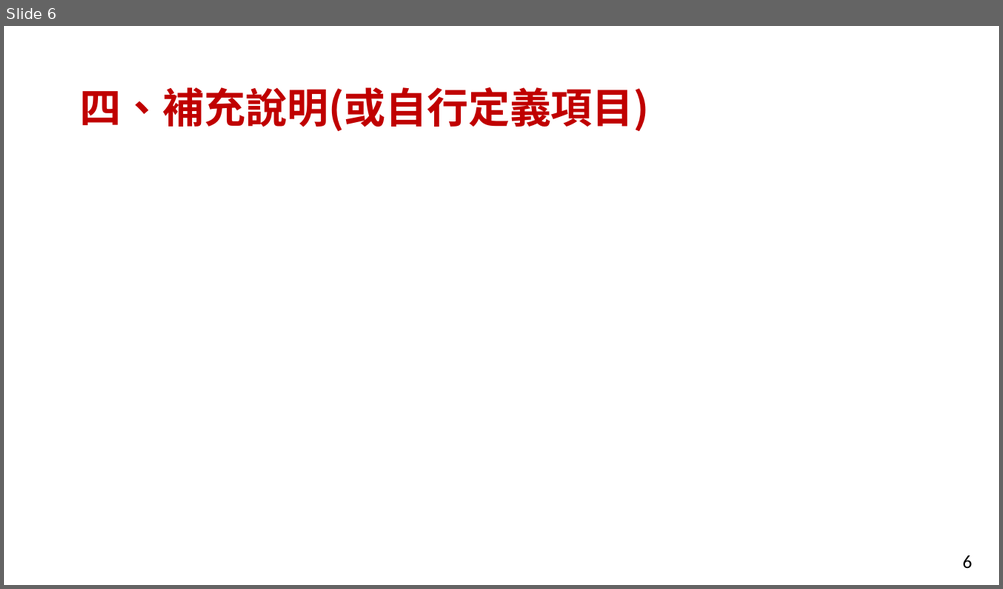
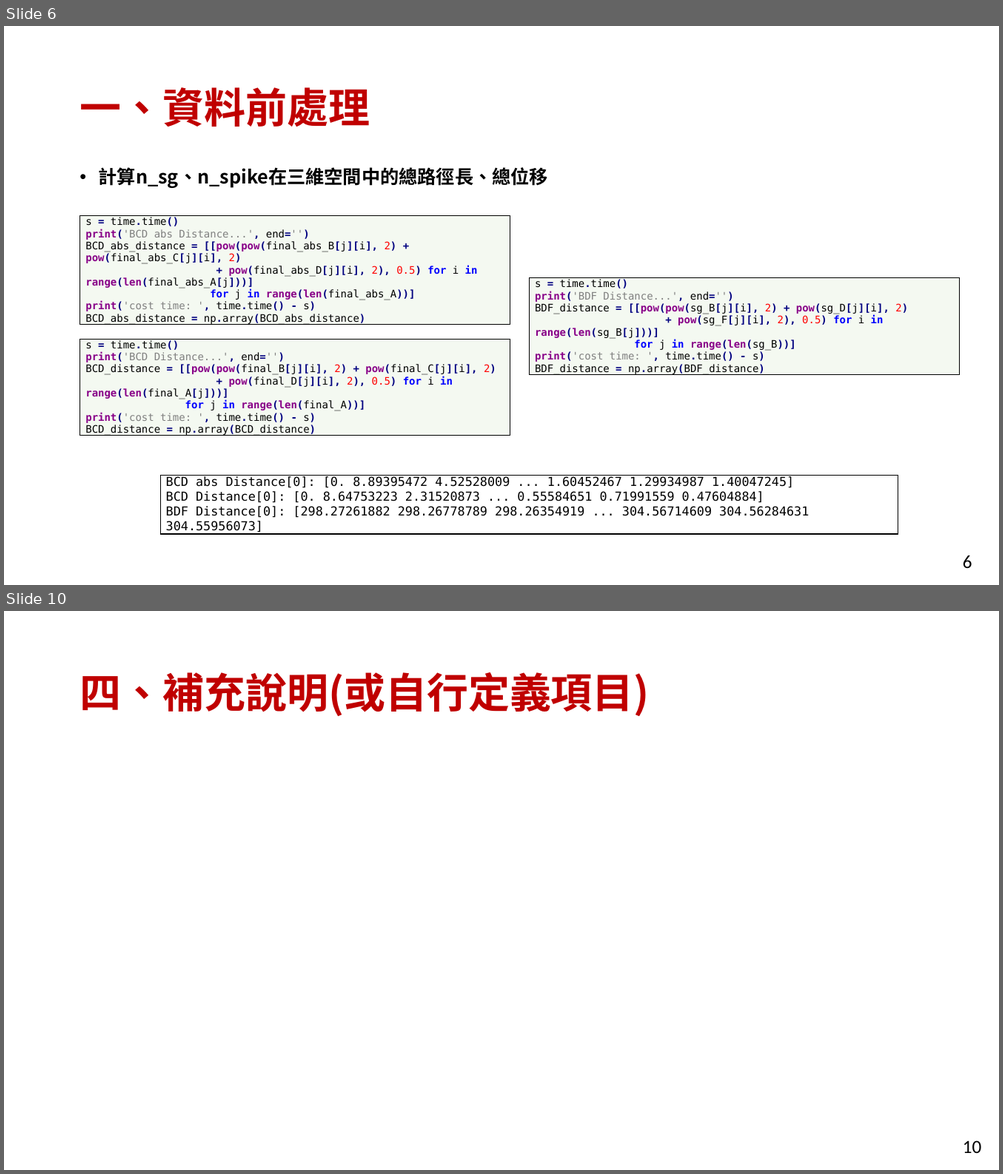
Before and after one commit to FuJasmine/imbd2022final, a slide deck: 111052_projectB_report.pptx. Shown one above the other, each under a label of ours: slide 6 before the commit, slides 6 and 10 after it; the slides between them are not shown. The pictures are 1003x589 and 1003x1174 pixels, drawn with LibreOffice and Linux fonts; fonts in the diff are those of the drawing. Boxes give left, top, right and bottom in pixels: in the first picture for what was removed or moved away, otherwise in the second. Text is boxed around its words. In the diff, an @@ line names an element or a change of style, - is before the commit and + after.

```diff
--- a/111052_projectB_report.pptx
+++ b/111052_projectB_report.pptx
@@ slide 6 added at (x1=4, y1=26, x2=999, y2=585), background #FFFFFF; not listed: 1 template element that a slide beside it also shows @@
@@ title added at (x1=79, y1=87, x2=370, y2=127), 40 pt, text #C00000, bold @@
+一、資料前處理
@@ text added at (x1=99, y1=167, x2=548, y2=188), 18 pt, text #000000, bold @@
+• 計算n_sg、n_spike在三維空間中的總路徑長、總位移
@@ table added at (x1=80, y1=216, x2=510, y2=328), 1 rows, 1 columns @@
+s = time.time() / print('BCD abs Distance...', end='') / BCD_abs_distance = [[pow(pow(final_abs_B[j][i], 2) + pow(final_abs_C[j][i], 2) / + pow(final_abs_D[j][i], 2), 0.5) for i in range(len(final_abs_A[j]))] / for j in range(len(final_abs_A))] / print('cost time: ', time.time() - s) / BCD_abs_distance = np.array(BCD_abs_distance)
@@ table added at (x1=529, y1=278, x2=959, y2=378), 1 rows, 1 columns @@
+s = time.time() / print('BDF Distance...', end='') / BDF_distance = [[pow(pow(sg_B[j][i], 2) + pow(sg_D[j][i], 2) / + pow(sg_F[j][i], 2), 0.5) for i in range(len(sg_B[j]))] / for j in range(len(sg_B))] / print('cost time: ', time.time() - s) / BDF_distance = np.array(BDF_distance)
@@ table added at (x1=80, y1=339, x2=510, y2=439), 1 rows, 1 columns @@
+s = time.time() / print('BCD Distance...', end='') / BCD_distance = [[pow(pow(final_B[j][i], 2) + pow(final_C[j][i], 2) / + pow(final_D[j][i], 2), 0.5) for i in range(len(final_A[j]))] / for j in range(len(final_A))] / print('cost time: ', time.time() - s) / BCD_distance = np.array(BCD_distance)
@@ table added at (x1=161, y1=476, x2=899, y2=537), 1 rows, 1 columns @@
+BCD abs Distance[0]: [0. 8.89395472 4.52528009 ... 1.60452467 1.29934987 1.40047245] / BCD Distance[0]: [0. 8.64753223 2.31520873 ... 0.55584651 0.71991559 0.47604884] / BDF Distance[0]: [298.27261882 298.26778789 298.26354919 ... 304.56714609 304.56284631 304.55956073]
@@ what was slide 6 is now slide 10 @@
@@ page number at (x1=962, y1=1141, x2=982, y2=1153): text changed @@
-6
+10
```
Also in this commit, not shown: 3 slides changed, 5 other slides added, 2 slides removed.
